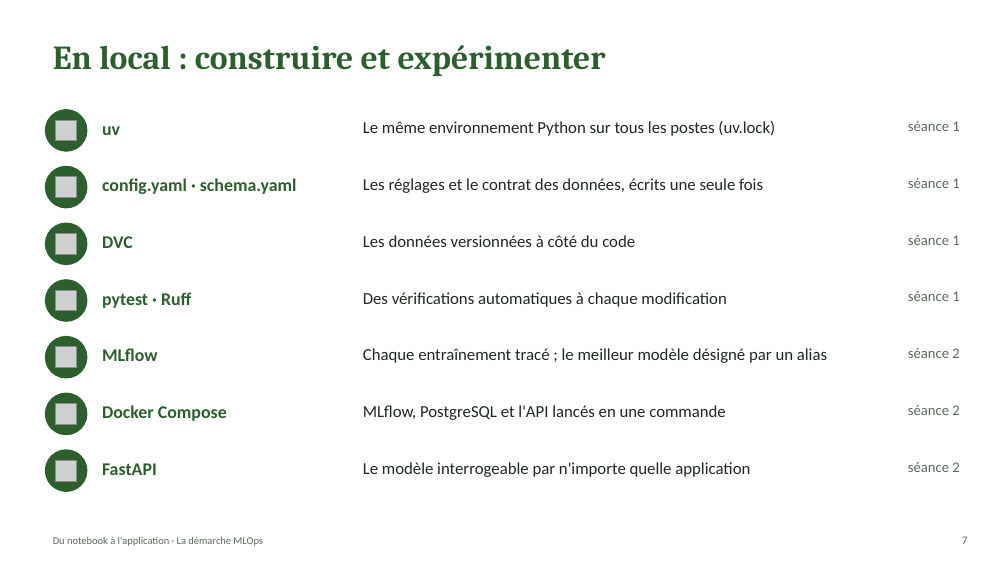
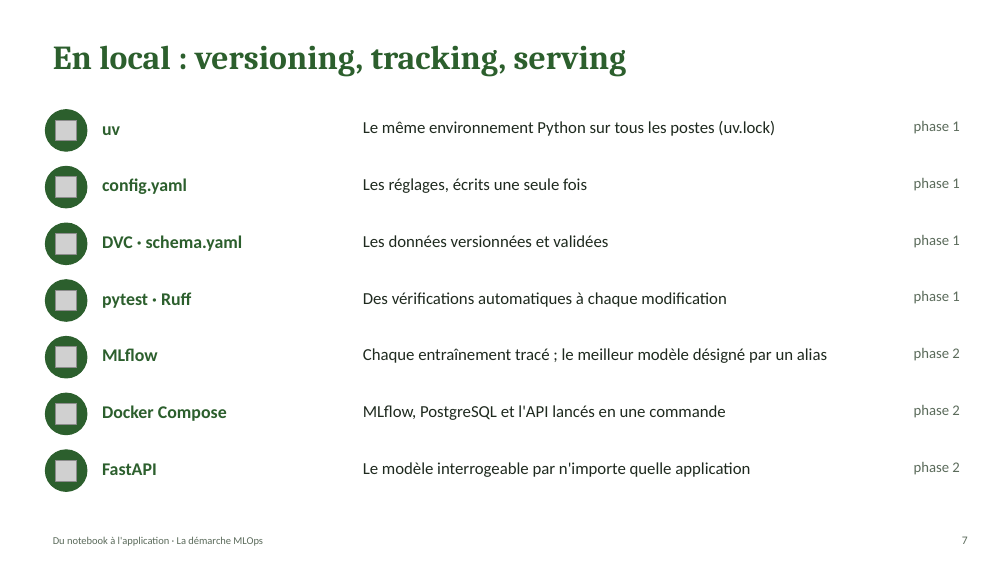
Before and after one commit to webew/crop_recommendation_tp, a slide deck: slide 7 of docs/support/seance1_demarche_mlops.pptx. Drawn at 1008x567 pixels with LibreOffice and Linux fonts; fonts in the diff are those of the drawing; grey boxes stand for pictures. Boxes give left, top, right and bottom in pixels: in the first picture for what was removed or moved away, otherwise in the second. Text is boxed around its words. In the diff, an @@ line names an element or a change of style, - is before the commit and + after.

```diff
--- a/docs/support/seance1_demarche_mlops.pptx
+++ b/docs/support/seance1_demarche_mlops.pptx
@@ title at [53,45,627,77]: text changed @@
-En local : construire et expérimenter
+En local : versioning, tracking, serving
@@ text at [914,121,959,134]: text changed @@
-séance 1
+phase 1
@@ text at [102,178,187,194]: text changed @@
-config.yaml · schema.yaml
+config.yaml
@@ text at [363,178,587,193]: text changed @@
-Les réglages et le contrat des données, écrits une seule fois
+Les réglages, écrits une seule fois
@@ text at [914,178,959,191]: text changed @@
-séance 1
+phase 1
@@ text at [102,235,243,251]: text changed @@
-DVC
+DVC · schema.yaml
@@ text at [363,235,608,247]: text changed @@
-Les données versionnées à côté du code
+Les données versionnées et validées
@@ text at [914,235,959,248]: text changed @@
-séance 1
+phase 1
@@ text at [914,291,959,304]: text changed @@
-séance 1
+phase 1
@@ text at [914,348,959,361]: text changed @@
-séance 2
+phase 2
@@ text at [914,405,959,418]: text changed @@
-séance 2
+phase 2
@@ text at [914,462,959,475]: text changed @@
-séance 2
+phase 2
```
Also in this commit, not shown: 14 other slides changed, 3 slides removed, 1 other file.
